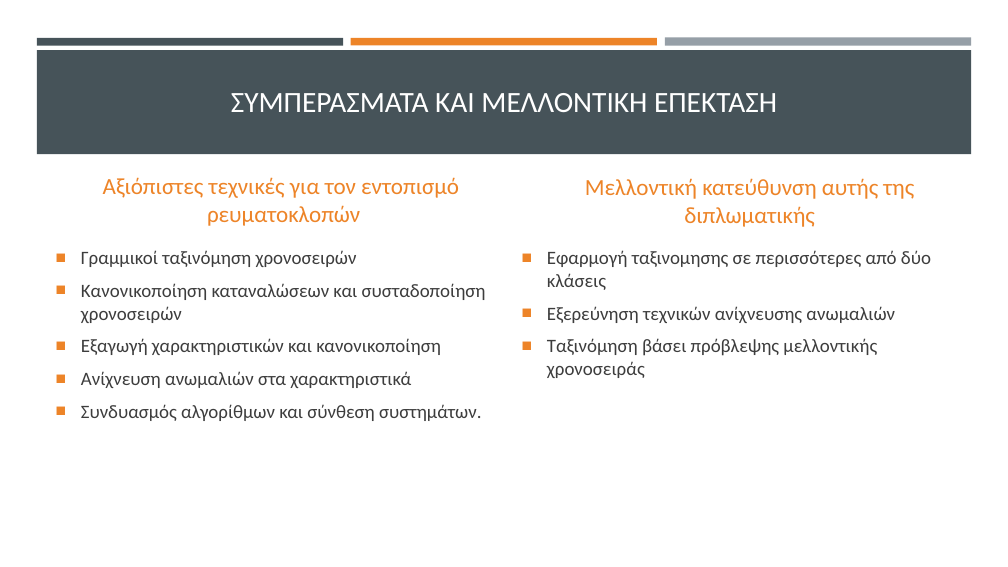
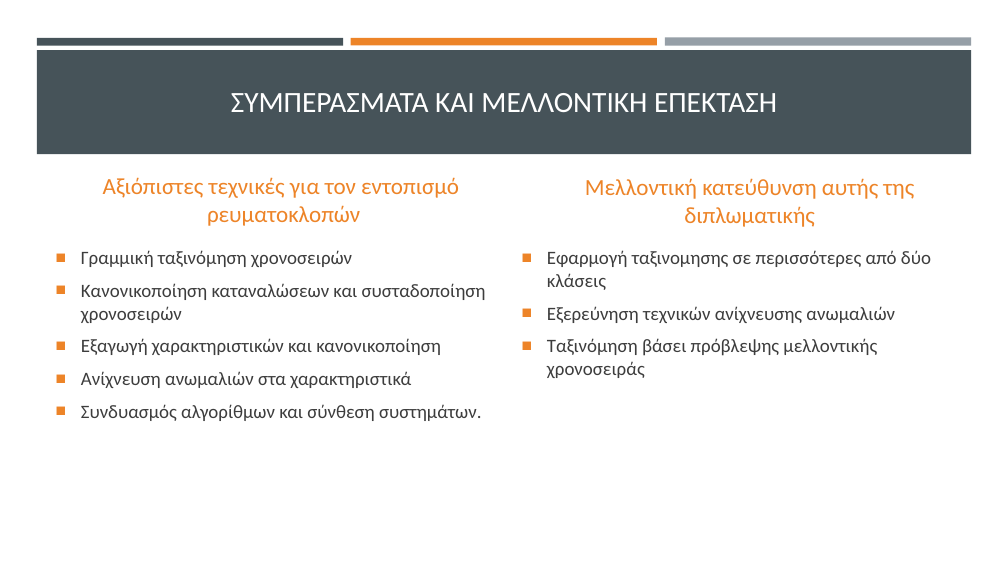
Before and after one commit to thanmitsel/Theft-detection, a slide deck: slide 18 of LateX/Presentation/Ανιχνευση μη τεχνικων απωλειων με συστηματα μηχανικης μαθησης.pptx. Drawn at 1008x567 pixels with LibreOffice and Linux fonts; fonts in the diff are those of the drawing. Boxes give left, top, right and bottom in pixels: in the first picture for what was removed or moved away, otherwise in the second. Text is boxed around its words. In the diff, an @@ line names an element or a change of style, - is before the commit and + after.

```diff
--- a/LateX/Presentation/Ανιχνευση μη τεχνικων απωλειων με συστηματα μηχανικης μαθησης.pptx
+++ b/LateX/Presentation/Ανιχνευση μη τεχνικων απωλειων με συστηματα μηχανικης μαθησης.pptx
@@ text at (81,250,352,267): text changed @@
-■ Γραμμικοί ταξινόμηση χρονοσειρών
+■ Γραμμική ταξινόμηση χρονοσειρών
```
Also in this commit, not shown: 3 other slides changed, 3 other files.
